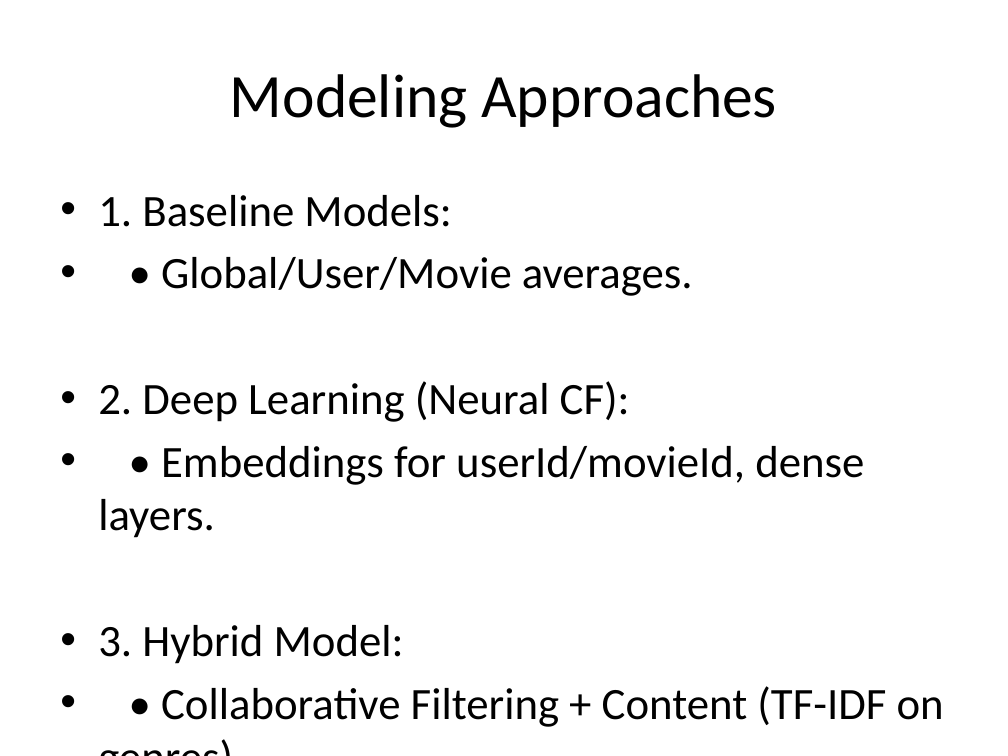
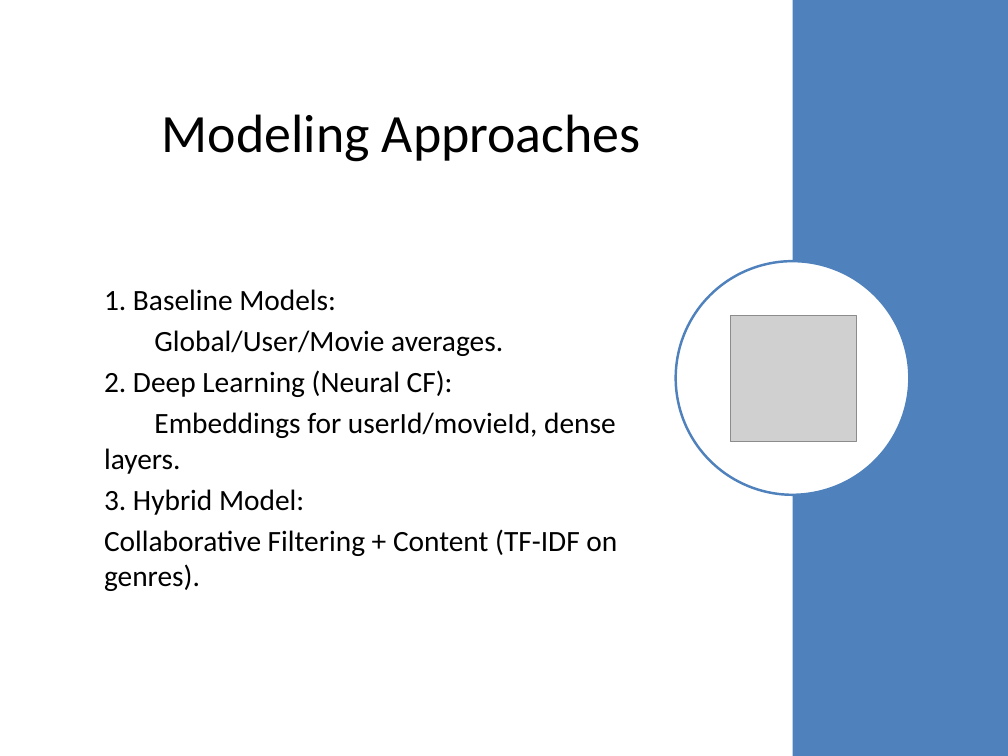
Before and after one commit to VidushiR/Springboard, a slide deck: slide 13 of CapstoneThree_MovieRecommedationSystem/reports/MovieRecommendationCapstoneThree_Final_Presentation.pptx (slide 7 before the commit). Drawn at 1008x756 pixels with LibreOffice and Linux fonts; fonts in the diff are those of the drawing; grey boxes stand for pictures. Boxes give left, top, right and bottom in pixels: in the first picture for what was removed or moved away, otherwise in the second. Text is boxed around its words. In the diff, an @@ line names an element or a change of style, - is before the commit and + after.

Commit message:
adding power point presentation for Movie recommendation Project

```diff
--- a/CapstoneThree_MovieRecommedationSystem/reports/MovieRecommendationCapstoneThree_Final_Presentation.pptx
+++ b/CapstoneThree_MovieRecommedationSystem/reports/MovieRecommendationCapstoneThree_Final_Presentation.pptx
@@ rectangle added at <box>792,0,1008,756</box>, fill #4F81BD @@
@@ title "Modeling Approaches": place and size @@
-title "Modeling Approaches" at <box>230,74,777,128</box>
+title "Modeling Approaches" at <box>162,114,641,162</box>
@@ title "Modeling Approaches" at <box>162,114,641,162</box>: size 44 to 38.5 pt @@
@@ text "1. Baseline Models:": place and size @@
-text "1. Baseline Models:" at <box>98,195,944,727</box>
+text "1. Baseline Models:" at <box>104,289,617,591</box>
@@ text "1. Baseline Models:" at <box>104,289,617,591</box>: vertical alignment top to middle @@
@@ ellipse added at <box>675,261,909,495</box>, fill #FFFFFF, outline #4F81BD 1.75 pt @@
@@ text at <box>104,289,453,515</box>: size 32 to 21 pt in "1. Baseline Models:", "2. Deep Learning (Neural CF):", "3. Hybrid Model:"; bullet • to none; less space between paragraphs @@
@@ picture added at <box>731,316,857,442</box> @@
@@ text at <box>154,330,503,356</box>: text changed; size 32 to 21 pt @@
-• • Global/User/Movie averages.
+Global/User/Movie averages.
@@ text at <box>104,412,616,474</box>: text changed; size 32 to 21 pt @@
-• • Embeddings for userId/movieId, dense layers.
+Embeddings for userId/movieId, dense layers.
@@ text at <box>104,529,617,591</box>: text changed; size 32 to 21 pt @@
-• • Collaborative Filtering + Content (TF-IDF on genres).
+Collaborative Filtering + Content (TF-IDF on genres).
```
Also in this commit, not shown: 10 other slides changed, 9 slides added.
